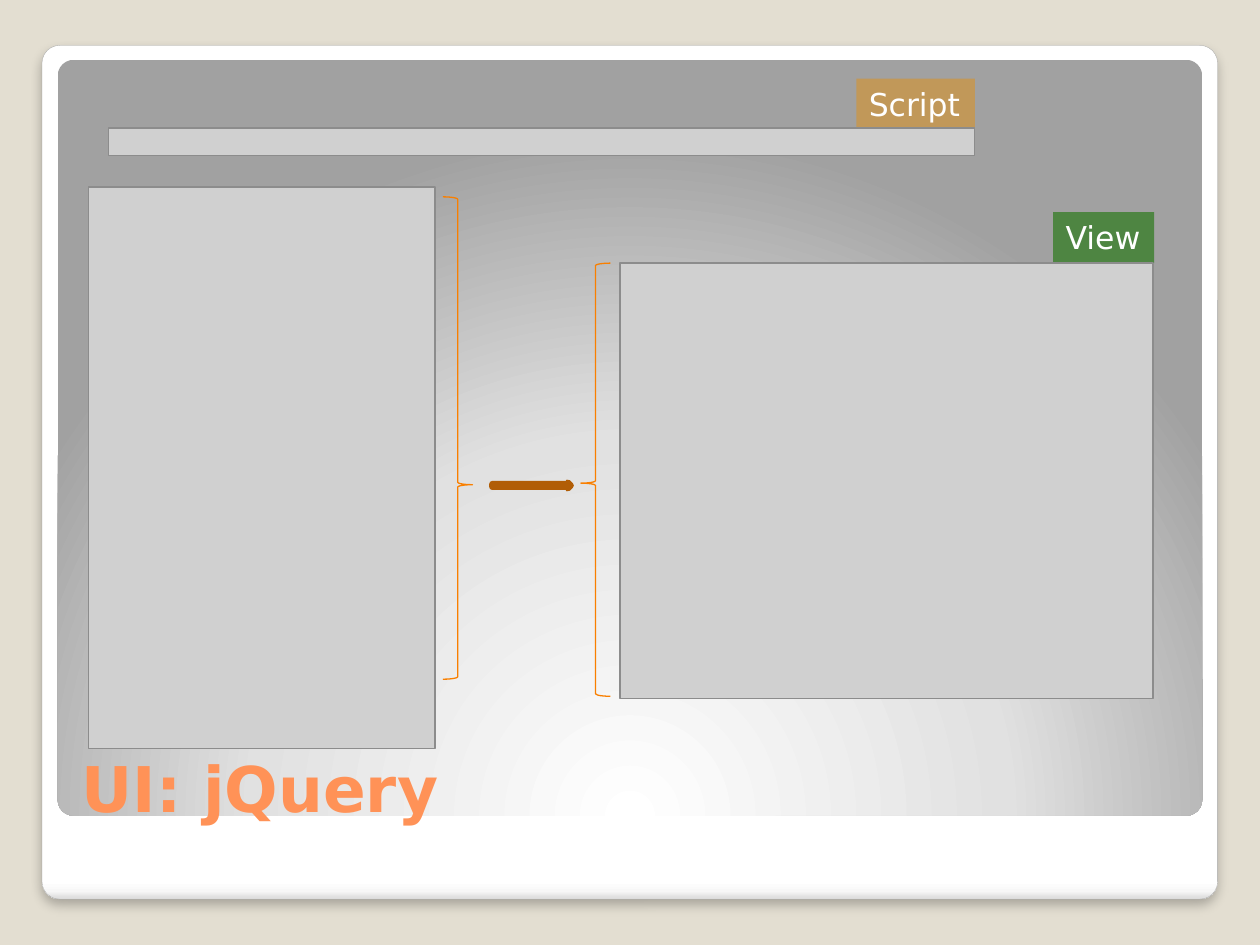
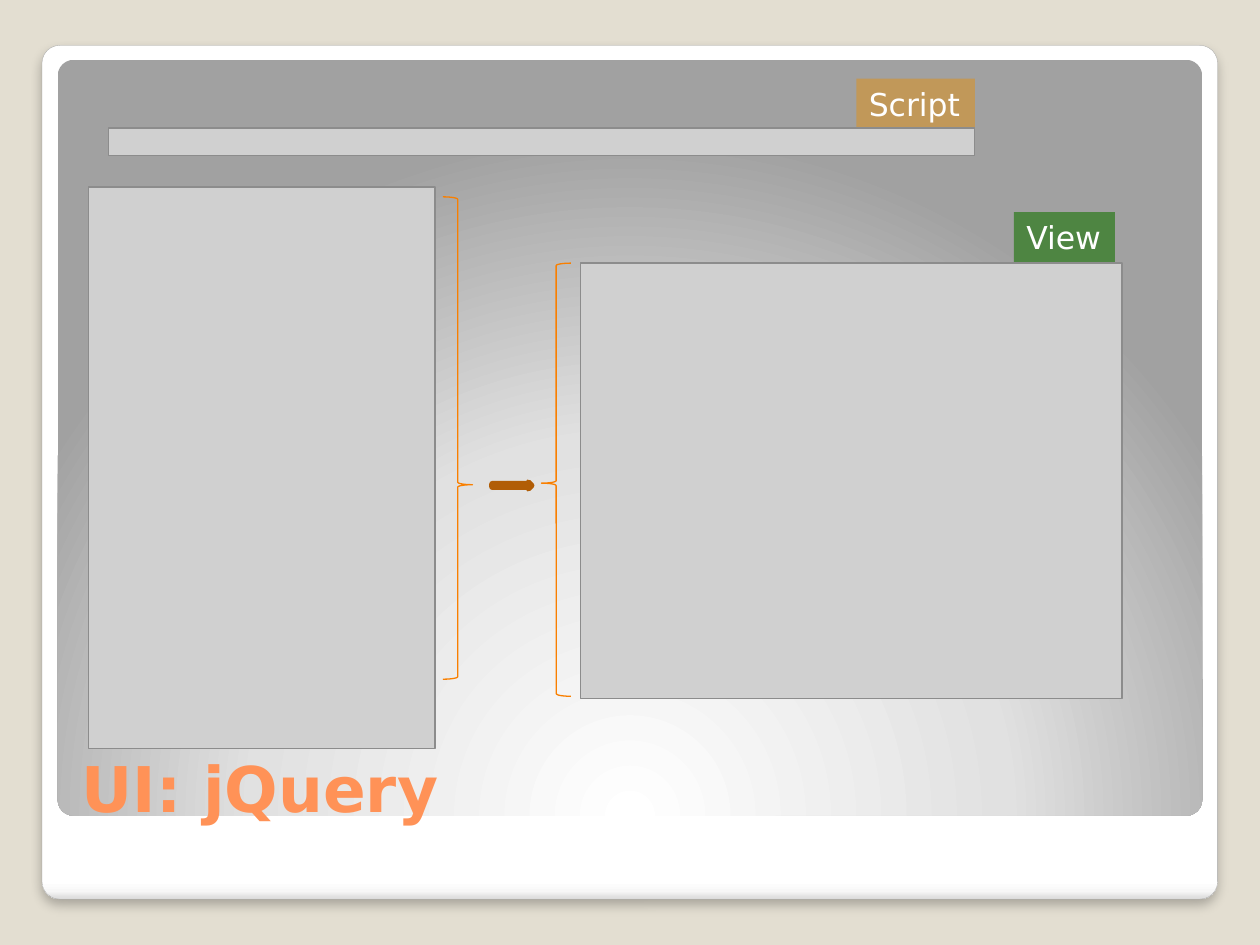
Before and after one commit to michelgrootjans/dkvlessonslearned, a slide deck: slide 13 of slides/Technical Session/Lessons learned.pptx (slide 3 before the commit). Drawn at 1260x945 pixels with LibreOffice and Linux fonts; fonts in the diff are those of the drawing; grey boxes stand for pictures. Boxes give left, top, right and bottom in pixels: in the first picture for what was removed or moved away, otherwise in the second. Text is boxed around its words. In the diff, an @@ line names an element or a change of style, - is before the commit and + after.

```diff
--- a/slides/Technical Session/Lessons learned.pptx
+++ b/slides/Technical Session/Lessons learned.pptx
@@ rectangle "View": place and size @@
-rectangle "View" at box(1053, 212, 1154, 262)
+rectangle "View" at box(1014, 212, 1115, 262)
@@ left brace: place and size @@
-left brace at box(581, 263, 610, 697)
+left brace at box(542, 263, 571, 697)
@@ picture: place and size @@
-picture at box(620, 263, 1153, 699)
+picture at box(581, 263, 1123, 699)
@@ right arrow: place and size @@
-right arrow at box(493, 483, 572, 489)
+right arrow at box(493, 483, 532, 489)
```
Also in this commit, not shown: 4 other slides changed, 15 slides added, 1 slide removed, 3 other files.
